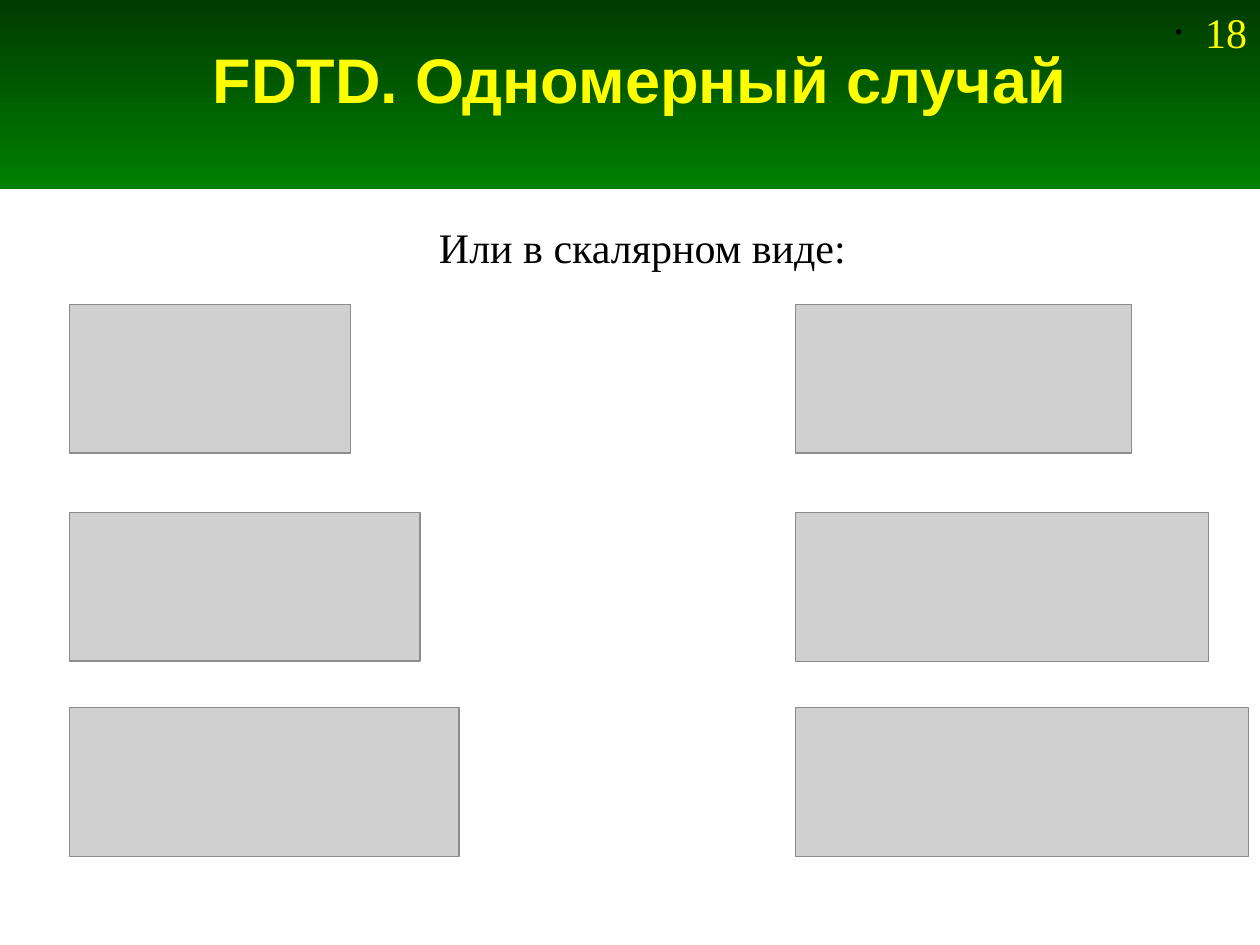
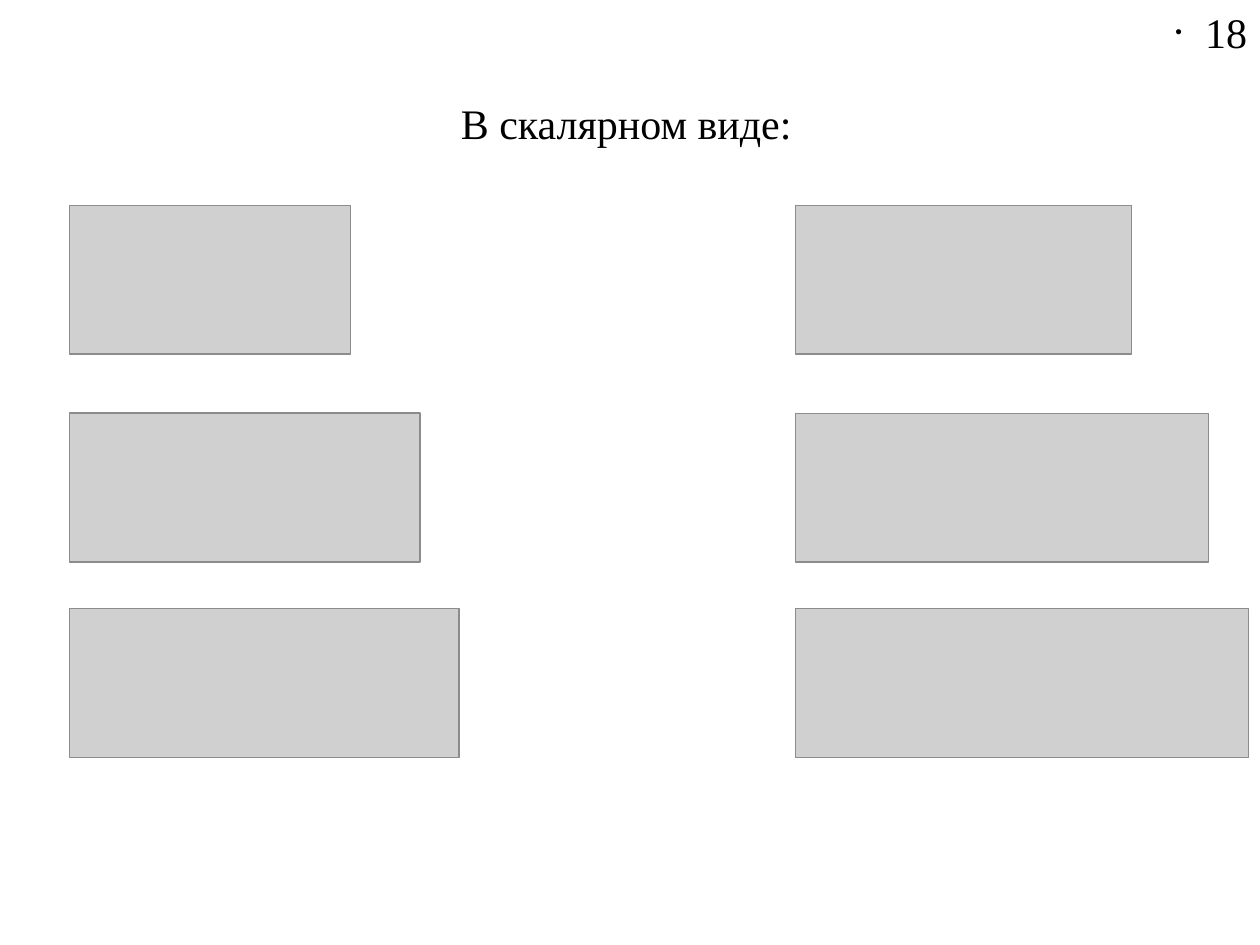
Before and after one commit to Jenyay/modelling, a slide deck: slide 18 of fdtd/presentations/04. FDTD-1D.odp. Drawn at 1260x945 pixels with LibreOffice and Linux fonts; fonts in the diff are those of the drawing; grey boxes stand for pictures. Boxes give left, top, right and bottom in pixels: in the first picture for what was removed or moved away, otherwise in the second. Text is boxed around its words. In the diff, an @@ line names an element or a change of style, - is before the commit and + after.

```diff
--- a/fdtd/presentations/04. FDTD-1D.odp
+++ b/fdtd/presentations/04. FDTD-1D.odp
@@ rectangle removed at (0, 0, 1260, 189) @@
@@ page number at (1205, 20, 1247, 49): text colour #FFFF00 to #000000 @@
@@ title removed at (213, 56, 1066, 115) @@
-FDTD. Одномерный случай
@@ text at (461, 111, 792, 148): text changed @@
-Или в скалярном виде:
+В скалярном виде:
@@ 6 pictures: place and size @@
-6 pictures at (69, 305, 1249, 857)
+6 pictures at (69, 205, 1249, 757)
```
Also in this commit, not shown: 8 other slides changed, 6 slides added, 6 slides removed, 3 other files.
